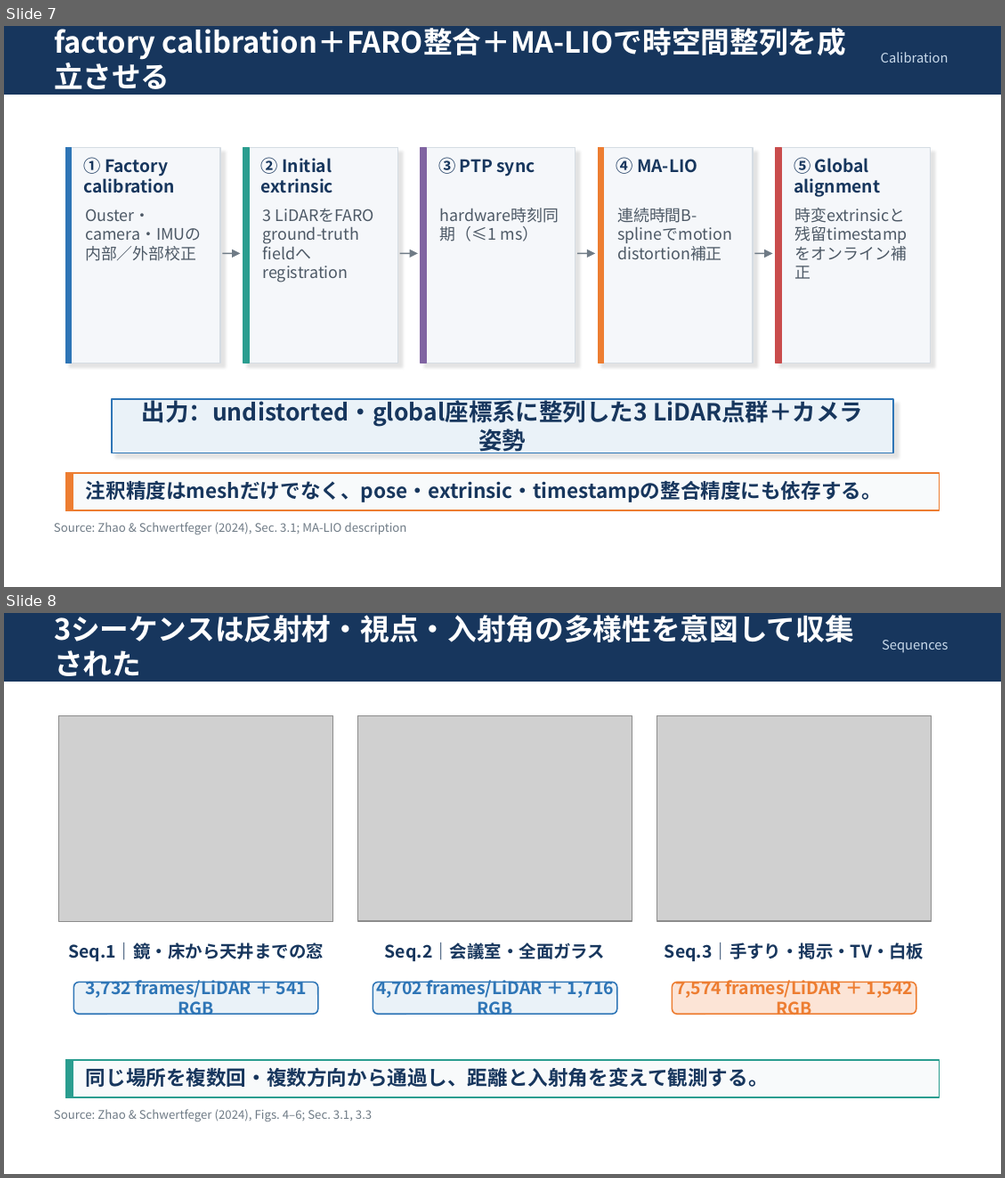
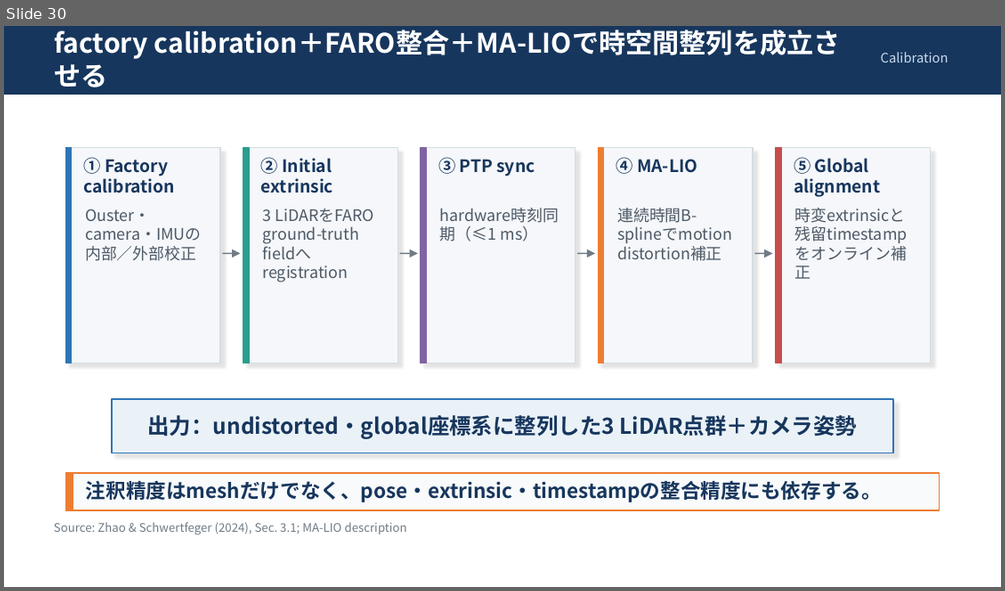
Before and after one commit to i-takechi/Master_work, a slide deck: セミナー202060723.pptx. Shown one above the other, each under a label of ours: slides 7 and 8 before the commit, slide 30 after it. The pictures are 1005x1178 and 1005x591 pixels, drawn with LibreOffice and Linux fonts; fonts in the diff are those of the drawing; grey boxes stand for pictures. Boxes give left, top, right and bottom in pixels: in the first picture for what was removed or moved away, otherwise in the second. Text is boxed around its words. In the diff, an @@ line names an element or a change of style, - is before the commit and + after.

```diff
--- a/セミナー202060723.pptx
+++ b/セミナー202060723.pptx
@@ slide 8 removed at [4,613,1001,1174], background #FFFFFF @@
@@ rectangle removed at [4,613,1001,681] @@
@@ text removed at [54,615,854,682] @@
-3シーケンスは反射材・視点・入射角の多様性を意図して収集された
@@ text removed at [882,640,947,653] @@
-Sequences
@@ picture removed at [59,715,333,921] @@
@@ picture removed at [358,715,632,921] @@
@@ picture removed at [657,715,931,921] @@
@@ text removed at [68,942,324,961] @@
-Seq.1｜鏡・床から天井までの窓
@@ text removed at [385,942,605,961] @@
-Seq.2｜会議室・全面ガラス
@@ text removed at [664,942,923,961] @@
-Seq.3｜手すり・掲示・TV・白板
@@ rounded rectangle removed at [73,981,318,1013] @@
@@ text removed at [85,980,307,1014] @@
-3,732 frames/LiDAR ＋ 541 RGB
@@ rounded rectangle removed at [372,981,617,1013] @@
@@ text removed at [376,980,614,1014] @@
-4,702 frames/LiDAR ＋ 1,716 RGB
@@ rounded rectangle removed at [672,981,916,1013] @@
@@ text removed at [675,976,913,1020] @@
-7,574 frames/LiDAR ＋ 1,542 RGB
@@ rectangle removed at [65,1060,939,1097] @@
@@ rectangle removed at [65,1060,73,1097] @@
@@ text removed at [86,1067,769,1086] @@
-同じ場所を複数回・複数方向から通過し、距離と入射角を変えて観測する。
@@ text removed at [54,1109,372,1122] @@
-Source: Zhao & Schwertfeger (2024), Figs. 4–6; Sec. 3.1, 3.3
@@ what was slide 7 is now slide 30 @@
@@ slide 30 changed as well @@
@@ text "factory calibration＋FARO整合＋MA-LIOで時空間整列を成立させる" at [54,30,841,59]: size 21 to 19.4 pt @@
@@ text "出力：undistorted・global座標系に整列した3 LiDAR点群＋カメラ姿勢" at [148,415,858,439]: size 17 to 15.7 pt @@
```
Also in this commit, not shown: 21 other slides changed, 22 slides added, 1 other slide removed.
